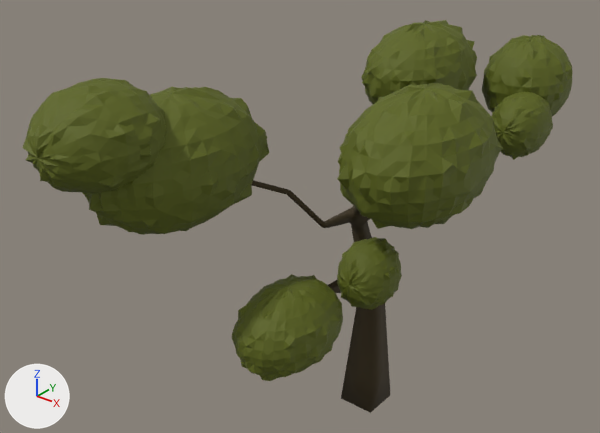
Two versions of the OBJ model src/assets/drzewa/drzewo1.obj, one commit apart.
One viewpoint serves both versions: a 50 mm camera at (2.76, -3.21, 4.01) aimed at (-0.29, 0.59, 1.66). Arrows for +X, +Y and +Z are at lower left; the lights stay in place. The older version comes first. Where no turn or scale is listed for an object, it has been applied to the vertices. Vertices at exactly the same position are counted once.

Script lines for the objects in view, before the commit:
```python
ob_cube = bpy.data.objects.new('Cube', me_cube)
ob_cube.location = (0.0, 0.0, 0.0)
ob_liscie = bpy.data.objects.new('liscie', me_liscie)
ob_liscie.location = (0.0, 0.0, 0.0)
ob_liscie_001 = bpy.data.objects.new('liscie.001', me_liscie_001)
ob_liscie_001.location = (0.0, 0.0, 0.0)
ob_liscie_002 = bpy.data.objects.new('liscie.002', me_liscie_002)
ob_liscie_002.location = (0.0, 0.0, 0.0)
ob_liscie_003 = bpy.data.objects.new('liscie.003', me_liscie_003)
ob_liscie_003.location = (0.0, 0.0, 0.0)
ob_liscie_004 = bpy.data.objects.new('liscie.004', me_liscie_004)
ob_liscie_004.location = (0.0, 0.0, 0.0)
ob_liscie_005 = bpy.data.objects.new('liscie.005', me_liscie_005)
ob_liscie_005.location = (0.0, 0.0, 0.0)
ob_liscie_007 = bpy.data.objects.new('liscie.007', me_liscie_007)
ob_liscie_007.location = (0.0, 0.0, 0.0)
ob_liscie_008 = bpy.data.objects.new('liscie.008', me_liscie_008)
ob_liscie_008.location = (0.0, 0.0, 0.0)
```
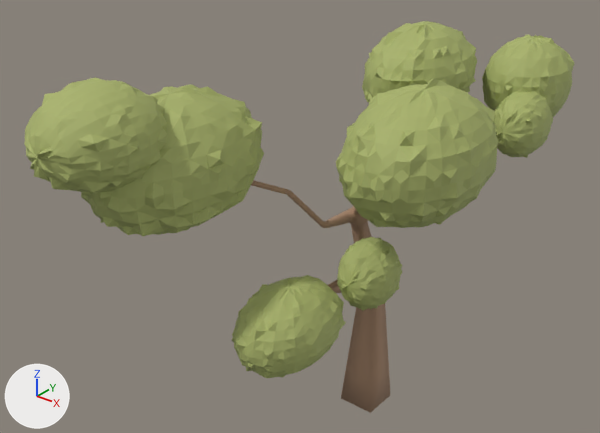
Pixel boxes (x1, y1, x2, y2) of what changed, in the pictures (600 x 433 px):
'liscie', recoloured (lighter): (338, 83, 498, 228) in both
'liscie.003', recoloured, reshaped (lighter): before (83, 87, 269, 235); after (81, 84, 264, 237)
'liscie.008', recoloured (lighter): (24, 78, 166, 193) in both
'liscie.004', recoloured (lighter): (232, 276, 343, 378) in both
'liscie.001', recoloured (lighter): (363, 21, 477, 101) in both
'Cube', recoloured (brown to beige): (252, 180, 390, 413) in both
'liscie.002', recoloured (lighter): (482, 35, 572, 116) in both
'liscie.007', recoloured (lighter): (337, 237, 401, 309) in both
'liscie.005', recoloured (lighter): (493, 92, 552, 157) in both

Edits to the bpy script that builds the scene:
```text
Change mat_material_001:
    mat_material_001.base_color: (0.0467, 0.0307, 0.00802) -> (0.397, 0.246, 0.153)  # brown #3d3116 -> beige #a9886d
Change mat_material_002:
    mat_material_002.base_color: (0.102, 0.125, 0.00402) -> (0.392, 0.445, 0.144)  # dark yellow #5a630d -> green #a8b26a
Change me_liscie_003:
    used by ob_liscie_003; location = (0.0, 0.0, 0.0)
    remove me_liscie_003.from_pydata(...)  # 757 vertices, 1252 faces; spans x -0.851..-0.06, y -0.895..0.339, z 1.866..2.687
    add me_liscie_003.from_pydata(...)  # 757 vertices, 1252 faces; spans x -0.889..-0.061, y -0.901..0.302, z 1.881..2.687
    me_liscie_003 part 1: 478 of 757 vertices moved; they spanned x -0.851..-0.06, y -0.895..0.339, z 1.866..2.667 and now span x -0.889..-0.061, y -0.901..0.302, z 1.881..2.677; mean shift (0.0, -0.001, 0.0); largest move (-0.463, 0.339, 2.367) -> (-0.463, 0.272, 2.358)
```
